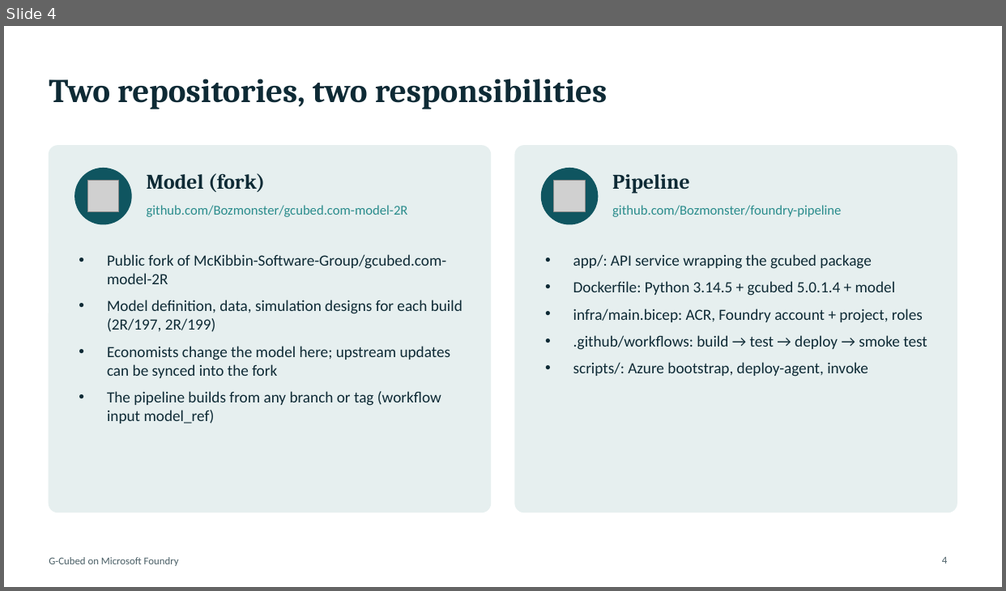
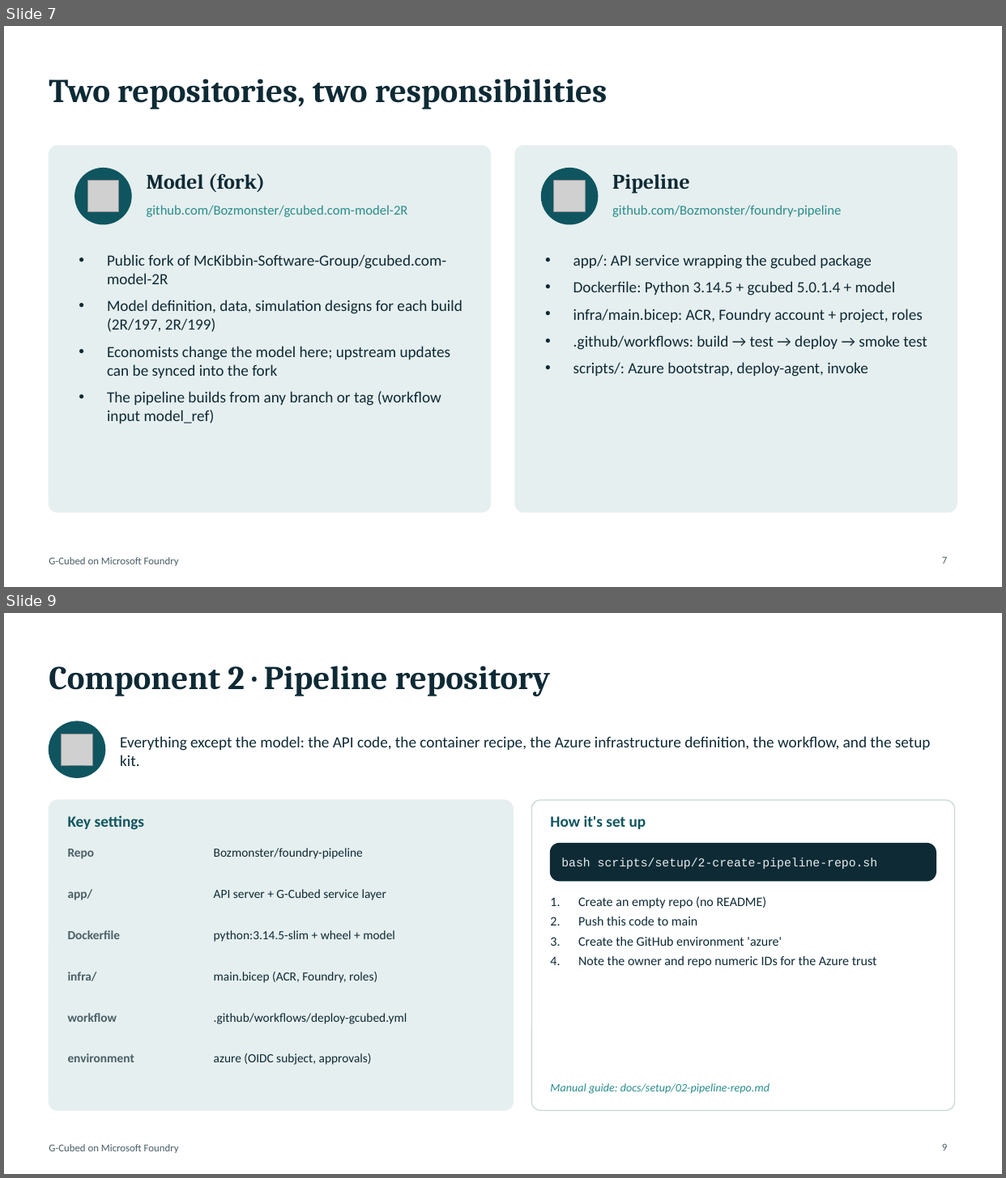
Before and after one commit to Bozmonster/foundry-pipeline, a slide deck: docs/gcubed-foundry-pipeline.pptx. Shown one above the other, each under a label of ours: slide 4 before the commit, slides 7 and 9 after it; the slides between them are not shown. The pictures are 1006x591 and 1006x1178 pixels, drawn with LibreOffice and Linux fonts; fonts in the diff are those of the drawing; grey boxes stand for pictures. Boxes give left, top, right and bottom in pixels: in the first picture for what was removed or moved away, otherwise in the second. Text is boxed around its words. In the diff, an @@ line names an element or a change of style, - is before the commit and + after.

Commit message:
Setup kit: interactive scripts + illustrated guides; HTML report API option

```diff
--- a/docs/gcubed-foundry-pipeline.pptx
+++ b/docs/gcubed-foundry-pipeline.pptx
@@ slide 9 added at (4,613,1002,1174), background #FFFFFF; not listed: 1 template element that a slide beside it also shows @@
@@ title added at (49,666,551,696), 32 pt, text #0E2A35, bold @@
+Component 2 · Pipeline repository
@@ ellipse added at (49,722,105,777), fill #0F5560, outline #0F5560 1 pt @@
@@ picture added at (62,734,93,765) @@
@@ text added at (120,736,931,766), 15 pt, text #0E2A35 @@
+Everything except the model: the API code, the container recipe, the Azure infrastructure definition, the workflow, and the setup kit.
@@ rounded rectangle added at (49,800,513,1111), fill #E6EFEF, outline #E6EFEF 1 pt @@
@@ rounded rectangle added at (532,800,955,1111), fill #FFFFFF, outline #C9D8D8 1 pt @@
@@ text added at (68,815,145,830), 15 pt, text #0F5560, bold @@
+Key settings
@@ text added at (550,815,646,829), 15 pt, text #0F5560, bold @@
+How it's set up
@@ text added at (68,849,95,859), 12 pt, text #4A5F66, bold @@
+Repo
@@ text added at (214,848,363,859), 12 pt, text #0E2A35 @@
+Bozmonster/foundry-pipeline
@@ rounded rectangle added at (551,844,936,881), fill #0E2A35, outline #0E2A35 1 pt @@
@@ text added at (561,858,878,869), 11.5 pt, text #E6EFEF @@
+bash scripts/setup/2-create-pipeline-repo.sh
@@ text added at (68,889,93,901), 12 pt, text #4A5F66, bold @@
+app/
@@ text added at (214,889,386,901), 12 pt, text #0E2A35 @@
+API server + G-Cubed service layer
@@ text added at (578,897,877,968), 12.5 pt, text #0E2A35 @@
+1. Create an empty repo (no README)
+2. Push this code to main
+3. Create the GitHub environment 'azure'
+4. Note the owner and repo numeric IDs for the Azure trust
@@ text added at (68,931,121,939), 12 pt, text #4A5F66, bold @@
+Dockerfile
@@ text added at (214,931,395,942), 12 pt, text #0E2A35 @@
+python:3.14.5-slim + wheel + model
@@ text added at (68,972,97,982), 12 pt, text #4A5F66, bold @@
+infra/
@@ text added at (214,972,377,983), 12 pt, text #0E2A35 @@
+main.bicep (ACR, Foundry, roles)
@@ text added at (68,1013,117,1022), 12 pt, text #4A5F66, bold @@
+workflow
@@ text added at (214,1013,407,1024), 12 pt, text #0E2A35 @@
+.github/workflows/deploy-gcubed.yml
@@ text added at (68,1054,134,1063), 12 pt, text #4A5F66, bold @@
+environment
@@ text added at (214,1054,372,1065), 12 pt, text #0E2A35 @@
+azure (OIDC subject, approvals)
@@ text added at (550,1084,769,1094), 11 pt, text #2A8C8C, italic @@
+Manual guide: docs/setup/02-pipeline-repo.md
@@ page number added at (942,1144,947,1151), 10 pt, text #4A5F66 @@
+9
@@ what was slide 4 is now slide 7 @@
@@ page number at (942,557,947,564): text changed @@
-4
+7
```
Also in this commit, not shown: 5 slides changed, 14 other slides added, 31 other files.
